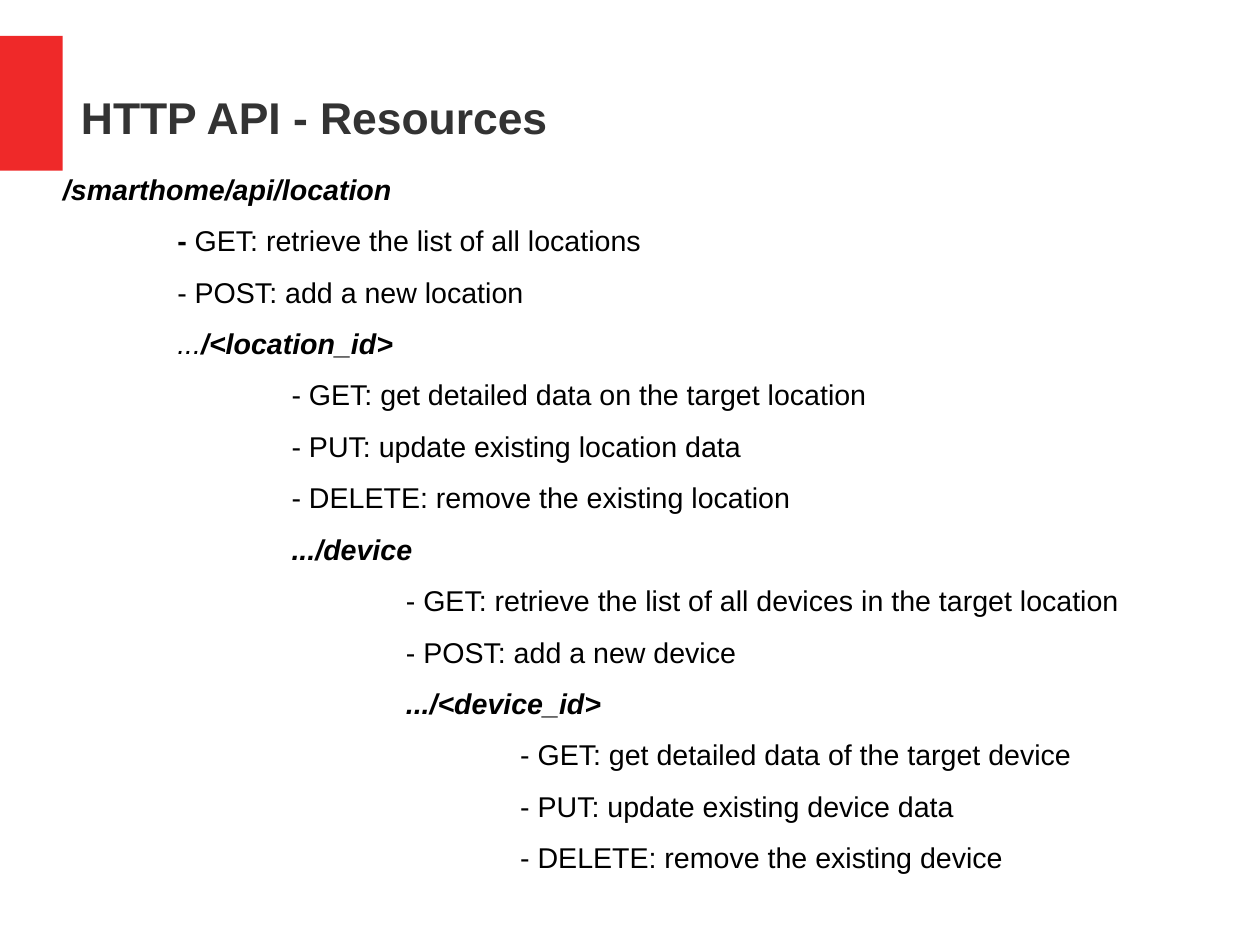
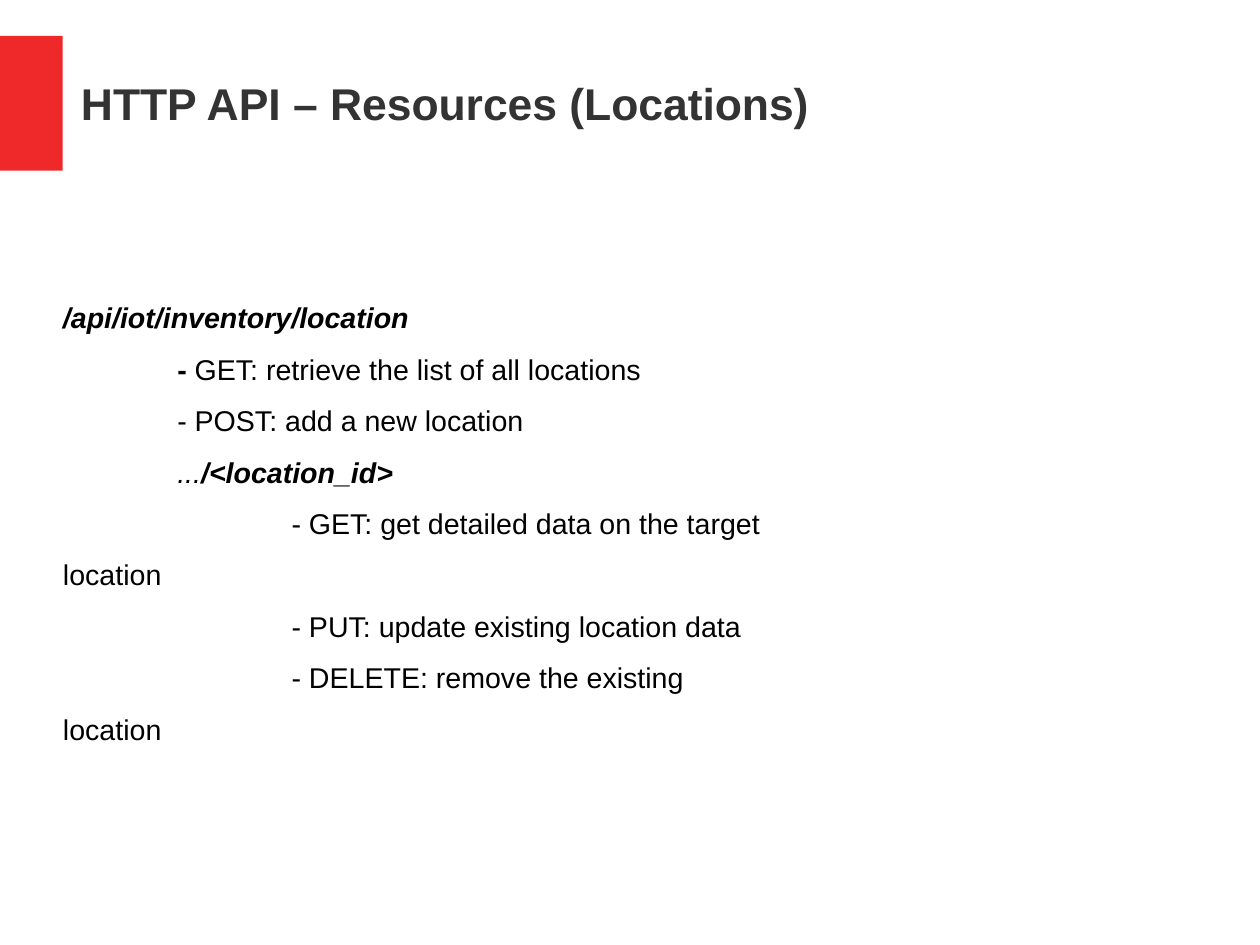
Before and after one commit to MatteoSpaggiari/smartHome, a slide deck: slide 8 of presentazione.odp. Drawn at 1260x945 pixels with LibreOffice and Linux fonts; fonts in the diff are those of the drawing. Boxes give left, top, right and bottom in pixels: in the first picture for what was removed or moved away, otherwise in the second. Text is boxed around its words. In the diff, an @@ line names an element or a change of style, - is before the commit and + after.

```diff
--- a/presentazione.odp
+++ b/presentazione.odp
@@ title at (x1=81, y1=87, x2=808, y2=130): text changed @@
-HTTP API - Resources
+HTTP API – Resources (Locations)
@@ subtitle at (x1=63, y1=307, x2=409, y2=334): text changed @@
-/smarthome/api/location
+/api/iot/inventory/location
@@ subtitle at (x1=292, y1=539, x2=1118, y2=874): paragraphs removed @@
-.../device
-- GET: retrieve the list of all devices in the target location
-- POST: add a new device
-.../<device_id>
-- GET: get detailed data of the target device
-- PUT: update existing device data
-- DELETE: remove the existing device
```
Also in this commit, not shown: 2 other slides changed, 3 slides added, 1 slide removed, 45 other files.
